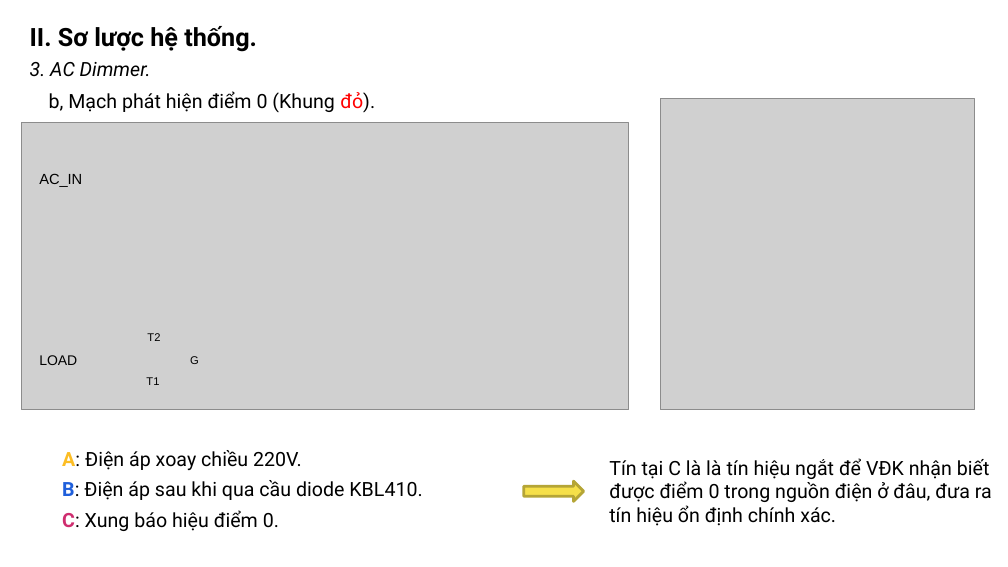
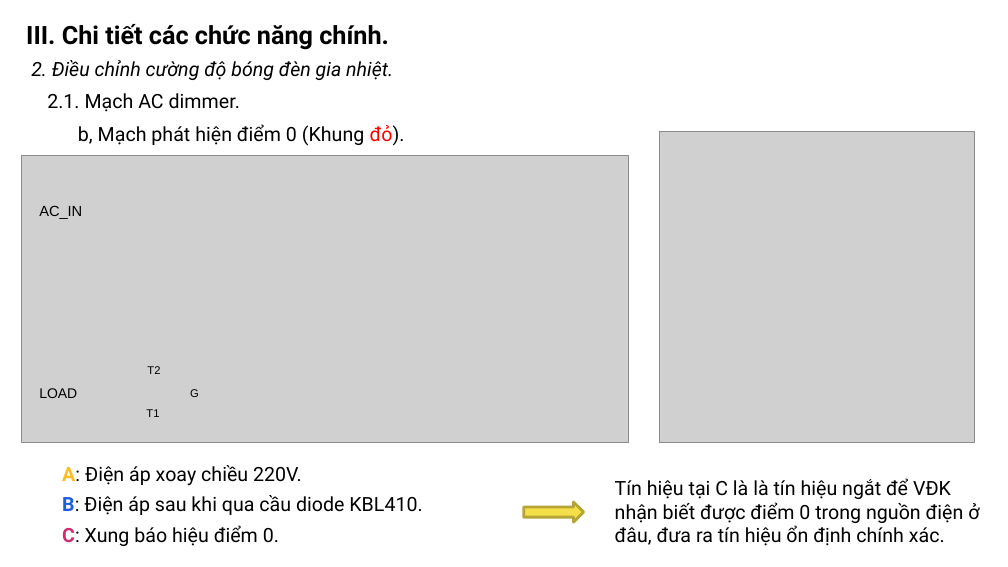
Before and after one commit to khanhnm08/HK_Egg_Incubator, a slide deck: slide 10 of Slide bao cao.pptx (slide 7 before the commit). Drawn at 1008x567 pixels with LibreOffice and Linux fonts; fonts in the diff are those of the drawing; grey boxes stand for pictures. Boxes give left, top, right and bottom in pixels: in the first picture for what was removed or moved away, otherwise in the second. Text is boxed around its words. In the diff, an @@ line names an element or a change of style, - is before the commit and + after.

Commit message:
update

```diff
--- a/Slide bao cao.pptx
+++ b/Slide bao cao.pptx
@@ text added at bbox=[26, 24, 389, 50], 18 pt, text #000000, bold @@
+III. Chi tiết các chức năng chính.
@@ text removed at bbox=[30, 26, 257, 52] @@
-II. Sơ lược hệ thống.
@@ text added at bbox=[31, 60, 393, 80], 14 pt, text #000000, italic @@
+2. Điều chỉnh cường độ bóng đèn gia nhiệt.
@@ text at bbox=[47, 93, 240, 112]: text changed; italic off @@
-3. AC Dimmer.
+2.1. Mạch AC dimmer.
@@ text "b, Mạch phát hiện điểm ...": place and size @@
-text "b, Mạch phát hiện điểm ..." at bbox=[49, 91, 375, 112]
+text "b, Mạch phát hiện điểm ..." at bbox=[78, 124, 405, 146]
@@ 2 pictures, 2 texts: place and size @@
-2 pictures, 2 texts at bbox=[21, 99, 975, 410]
+2 pictures, 2 texts at bbox=[21, 131, 975, 443]
@@ 3 texts: place and size @@
-3 texts at bbox=[39, 173, 159, 385]
+3 texts at bbox=[39, 205, 159, 417]
@@ text at bbox=[615, 478, 979, 546]: text changed @@
-Tín tại C là là tín hiệu ngắt để VĐK nhận biết được điểm 0 trong nguồn điện ở đâu, đưa ra tín hiệu ổn định chính xác.
+Tín hiệu tại C là là tín hiệu ngắt để VĐK nhận biết được điểm 0 trong nguồn điện ở đâu, đưa ra tín hiệu ổn định chính xác.
@@ right arrow: place and size @@
-right arrow at bbox=[524, 481, 584, 501]
+right arrow at bbox=[524, 502, 584, 522]
@@ 3 texts: place and size @@
-3 texts at bbox=[62, 450, 422, 531]
+3 texts at bbox=[62, 465, 422, 546]
```
Also in this commit, not shown: 11 other slides changed, 1 slide added.
